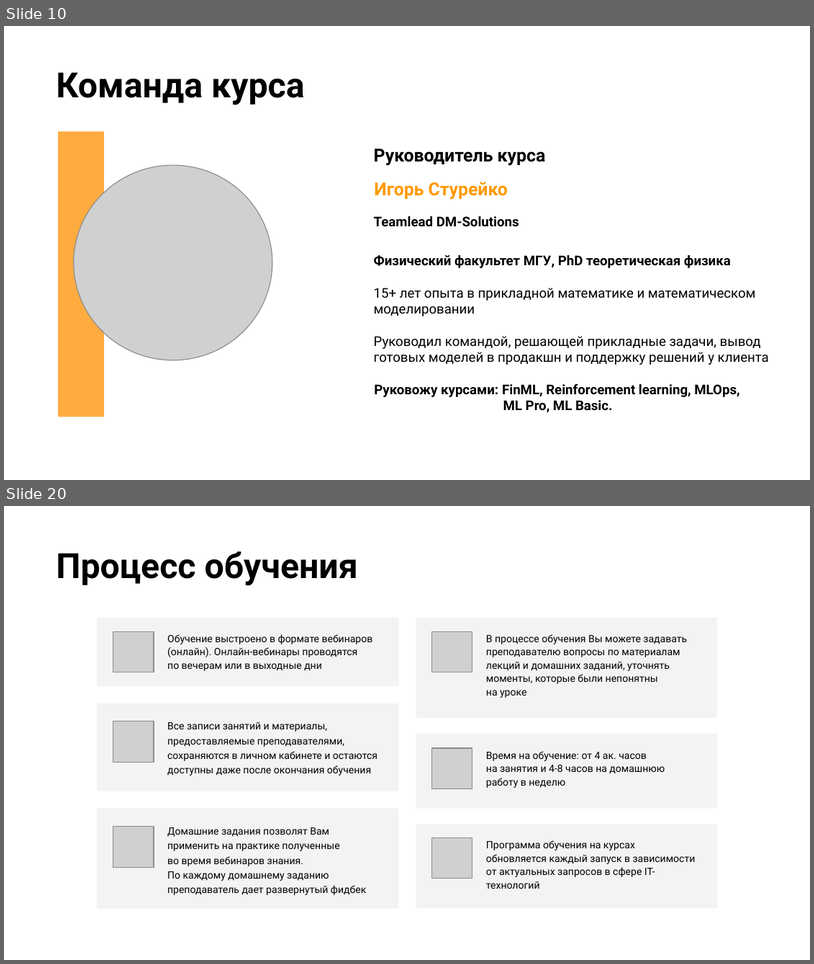
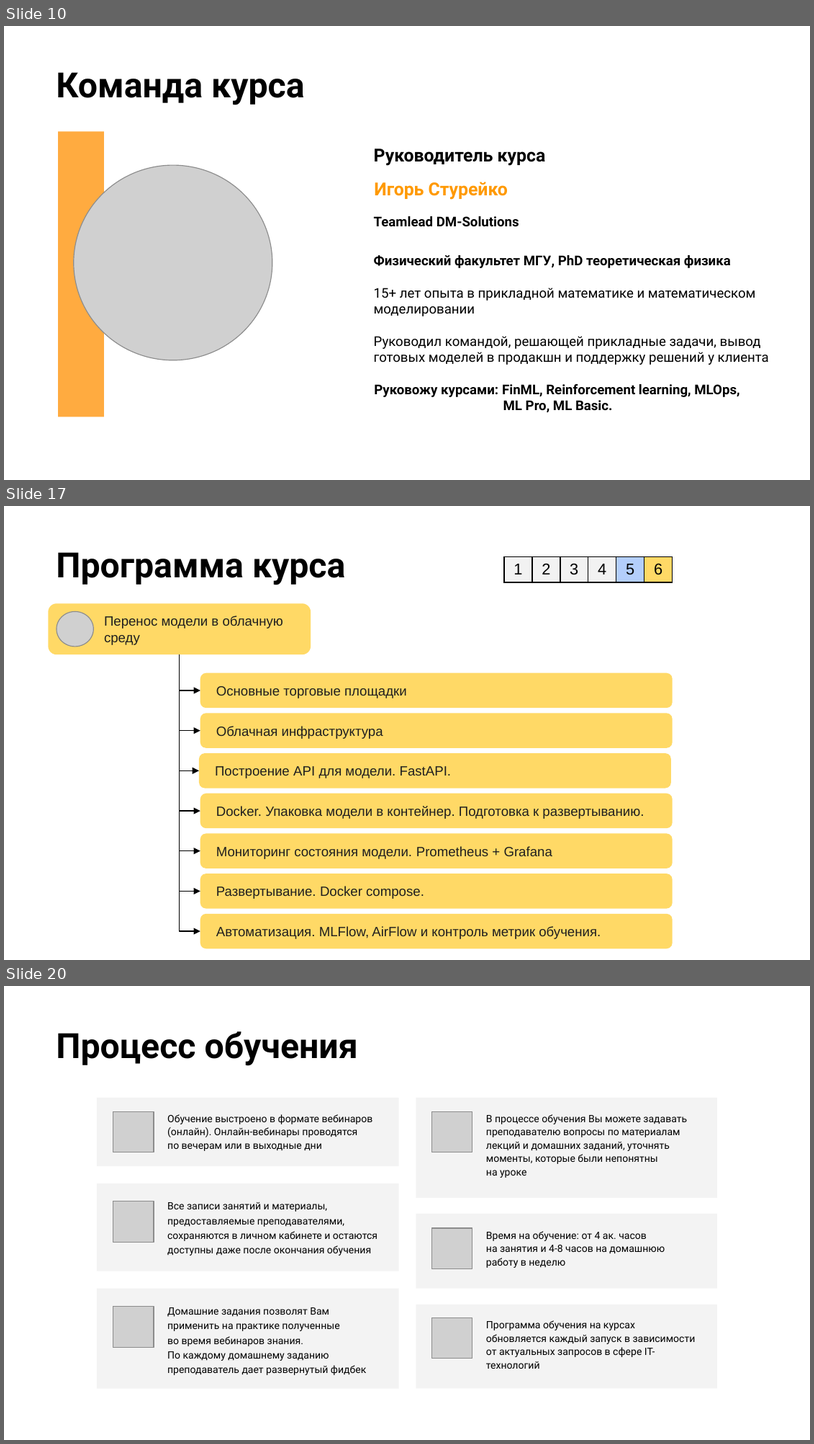
Before and after one commit to stureiko/Otus_lectures, a slide deck: FinML/01 - Intro/Presentation/01 - Intro.pptx. Shown one above the other, each under a label of ours: slides 10 and 20 before the commit, slides 10, 17 and 20 after it; the slides between them are not shown. The pictures are 814x964 and 814x1444 pixels, drawn with LibreOffice and Linux fonts; fonts in the diff are those of the drawing; grey boxes stand for pictures; background and template pictures are left out. Boxes give left, top, right and bottom in pixels: in the first picture for what was removed or moved away, otherwise in the second. Text is boxed around its words. In the diff, an @@ line names an element or a change of style, - is before the commit and + after.

```diff
--- a/FinML/01 - Intro/Presentation/01 - Intro.pptx
+++ b/FinML/01 - Intro/Presentation/01 - Intro.pptx
@@ slide 17 added at [4, 506, 810, 960], background picture (left out) @@
@@ title added at [56, 552, 345, 585], 31 pt, text #000000, bold @@
+Программа курса
@@ table added at [505, 557, 674, 584], 1 rows, 6 columns @@
+1 | 2 | 3 | 4 | 5 | 6
@@ rounded rectangle added at [49, 604, 311, 654], fill #FFD966, 12 pt, text #1F1F1F @@
+Перенос модели в облачную среду
@@ picture added at [57, 612, 93, 646] @@
@@ elbow arrow added from (180, 654) to (201, 690), #000000 0.75 pt @@
@@ elbow arrow added from (180, 654) to (201, 730), #000000 0.75 pt @@
@@ elbow arrow added from (180, 654) to (199, 770), #000000 0.75 pt @@
@@ elbow arrow added from (180, 654) to (201, 811), #000000 0.75 pt @@
@@ elbow arrow added from (180, 654) to (201, 850), #000000 0.75 pt @@
@@ elbow arrow added from (180, 654) to (201, 890), #000000 0.75 pt @@
@@ elbow arrow added from (180, 654) to (201, 931), #000000 0.75 pt @@
@@ rounded rectangle added at [201, 673, 674, 708], fill #FFD966, 12 pt, text #1F1F1F @@
+Основные торговые площадки
@@ rounded rectangle added at [201, 713, 674, 748], fill #FFD966, 12 pt, text #1F1F1F @@
+Облачная инфраструктура
@@ rounded rectangle added at [199, 753, 671, 788], fill #FFD966, 12 pt, text #1F1F1F @@
+Построение API для модели. FastAPI.
@@ rounded rectangle added at [201, 793, 674, 828], fill #FFD966, 12 pt, text #1F1F1F @@
+Docker. Упаковка модели в контейнер. Подготовка к развертыванию.
@@ rounded rectangle added at [201, 834, 674, 868], fill #FFD966, 12 pt, text #1F1F1F @@
+Мониторинг состояния модели. Prometheus + Grafana
@@ rounded rectangle added at [201, 874, 674, 908], fill #FFD966, 12 pt, text #1F1F1F @@
+Развертывание. Docker compose.
@@ rounded rectangle added at [201, 914, 674, 948], fill #FFD966, 12 pt, text #1F1F1F @@
+Автоматизация. MLFlow, AirFlow и контроль метрик обучения.
```
Also in this commit, not shown: 9 slides changed, 9 other slides added, 9 slides removed, 44 other files.
